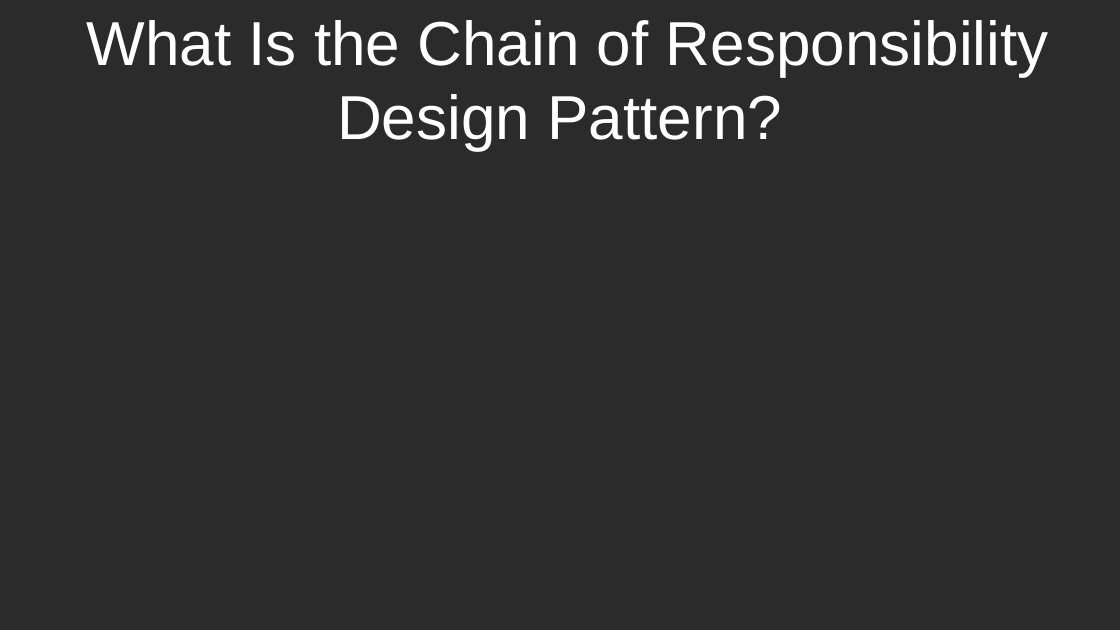
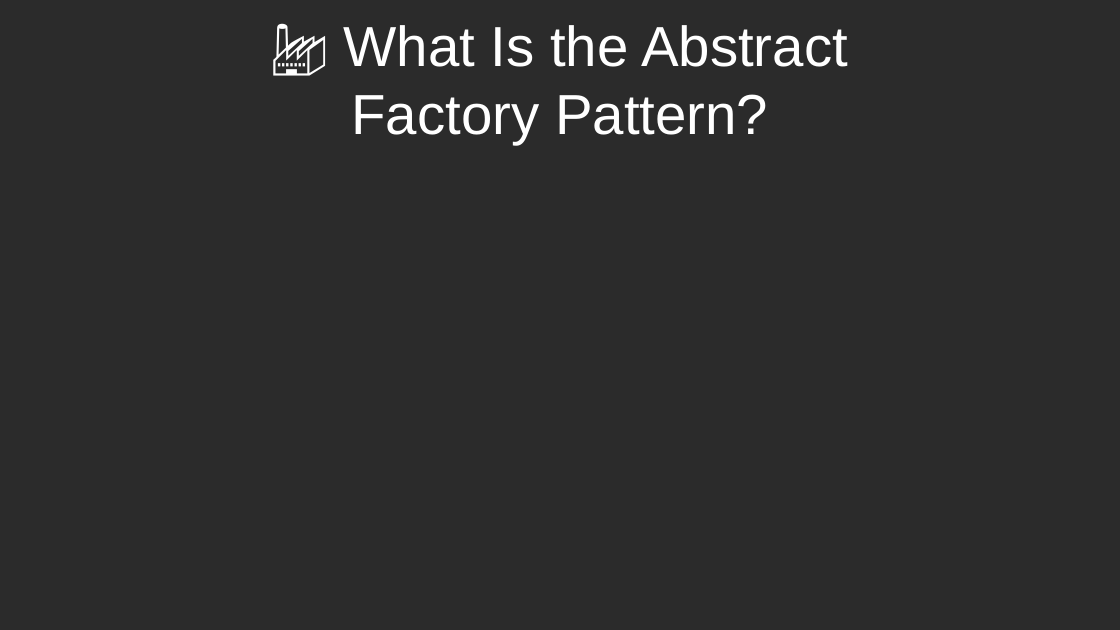
Before and after one commit to RayAndrade/JavaScriptStudy, a slide deck: slide 1 of Creational/AbstractFactory/intro/intro.odp. Drawn at 1120x630 pixels with LibreOffice and Linux fonts; fonts in the diff are those of the drawing; background and template pictures are left out; a plain dark background stands for a picture behind light text. Boxes give left, top, right and bottom in pixels: in the first picture for what was removed or moved away, otherwise in the second. Text is boxed around its words. In the diff, an @@ line names an element or a change of style, - is before the commit and + after.

```diff
--- a/Creational/AbstractFactory/intro/intro.odp
+++ b/Creational/AbstractFactory/intro/intro.odp
@@ title at (343,25,848,144): text changed; size 44 to 40 pt @@
-What Is the Chain of Responsibility Design Pattern?
+🏭 What Is the Abstract
+Factory Pattern?
```
Also in this commit, not shown: 6 other slides changed, 3 slides added, 4 slides removed.
